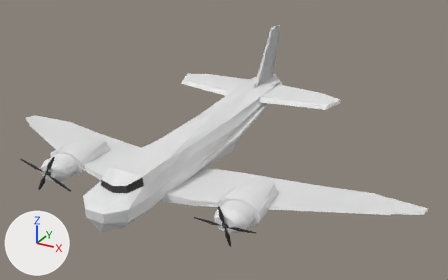
The Blender file assets/us/aircraft/spooky_gunship2_wip.blend as it was, and as the next commit left it.
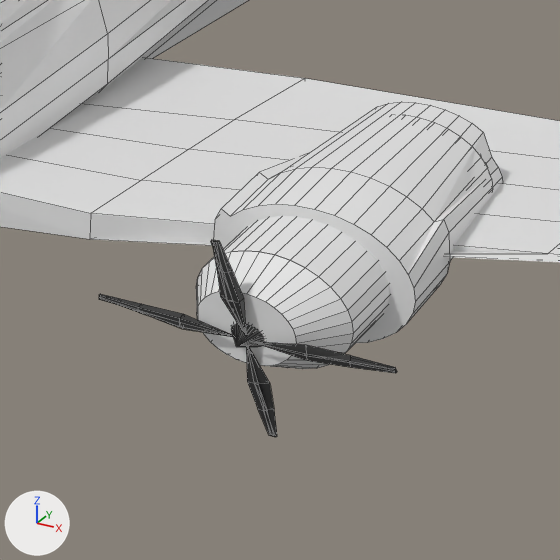
The first picture shows the older version from a 50 mm camera at (128.6, -226.1, 108.6) aimed at (8.8, -8.2, -0.3). The close-ups show the older and then the newer version on the part from 39% to 65% of the width and 56% to 97% of the height of that picture. Only the edits that show in the close-ups are written down. The lights are fixed; the arrows at lower left show +X, +Y and +Z. The close-ups show mesh edges as thin lines.

Names of what the first close-up shows: 'INNER_ENGINE.002', 'fusealage', 'pROPELLER.001', 'wingspan'.
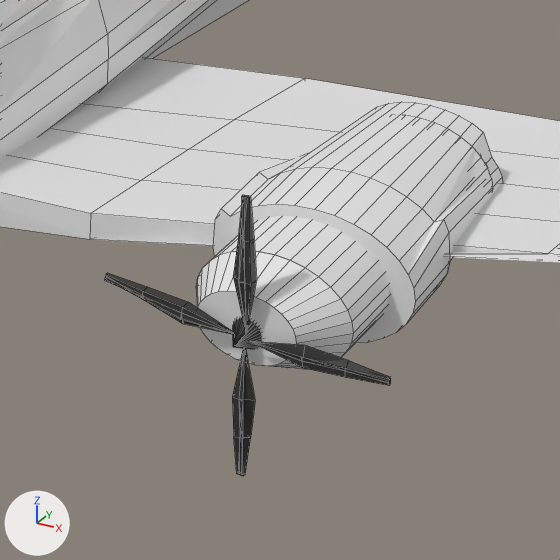
ob_prop_center_rotation_001 is not drawn itself; it is the parent of ob_propeller_001.

Patch to the scene script:
```diff
--- a/assets/us/aircraft/spooky_gunship2_wip.blend.py
+++ b/assets/us/aircraft/spooky_gunship2_wip.blend.py
@@ ob_propeller_001 @@
 ob_propeller_001.parent = ob_prop_center_rotation_001
-ob_propeller_001.location = (-0.0453, 0.37, -0.13)
+ob_propeller_001.matrix_parent_inverse = Matrix(((0.997, -0.0702, -0.0127, 0.0), (0.0702, 0.934, 0.351, 0.0), (-0.0127, -0.351, 0.936, 0.0), (0.0, 0.0, 0.0, 1.0)))
+ob_propeller_001.location = (0.0276, 0.37, 0.138)
 ob_propeller_001.rotation_euler = (31.53, 3.472, 4.387)  # degrees (7, 199, 251)
-ob_propeller_001.scale = (0.617, 0.271, 5.52)
+ob_propeller_001.scale = (0.887, 0.39, 7.94)
@@ ob_prop_center_rotation_001 @@
 ob_prop_center_rotation_001 = bpy.data.objects.new('Prop_Center_rotation.001', None)
-ob_prop_center_rotation_001.parent = ob_master_engine_modular_001
-ob_prop_center_rotation_001.matrix_parent_inverse = Matrix(((1.0, 0.0, 0.0, -154.4), (0.0, 1.0, 0.0, 4.661), (0.0, 0.0, 1.0, -13.3), (0.0, 0.0, 0.0, 1.0)))
-ob_prop_center_rotation_001.location = (154.4, -17.34, 13.0)
-ob_prop_center_rotation_001.rotation_euler = (12.3, -6.45, 6.303)  # degrees (345, 350, 1)
+ob_prop_center_rotation_001.parent = ob_aircraftcenter
+ob_prop_center_rotation_001.matrix_parent_inverse = Matrix(((1.0, 0.0, 0.0, 0.0), (0.0, 1.0, 0.0, 50.07), (0.0, 0.0, 1.0, 0.0), (0.0, 0.0, 0.0, 1.0)))
+ob_prop_center_rotation_001.location = (39.6, -63.59, -4.769)
 ob_prop_center_rotation_001.scale = (1.03, 1.03, 1.03)
```

Boxes (x1, y1, x2, y2) around the edits, measured in the close-ups (560 x 560 px):
'pROPELLER.001', moved, rescaled, turned: before (99, 240, 397, 437); after (105, 195, 391, 476)
